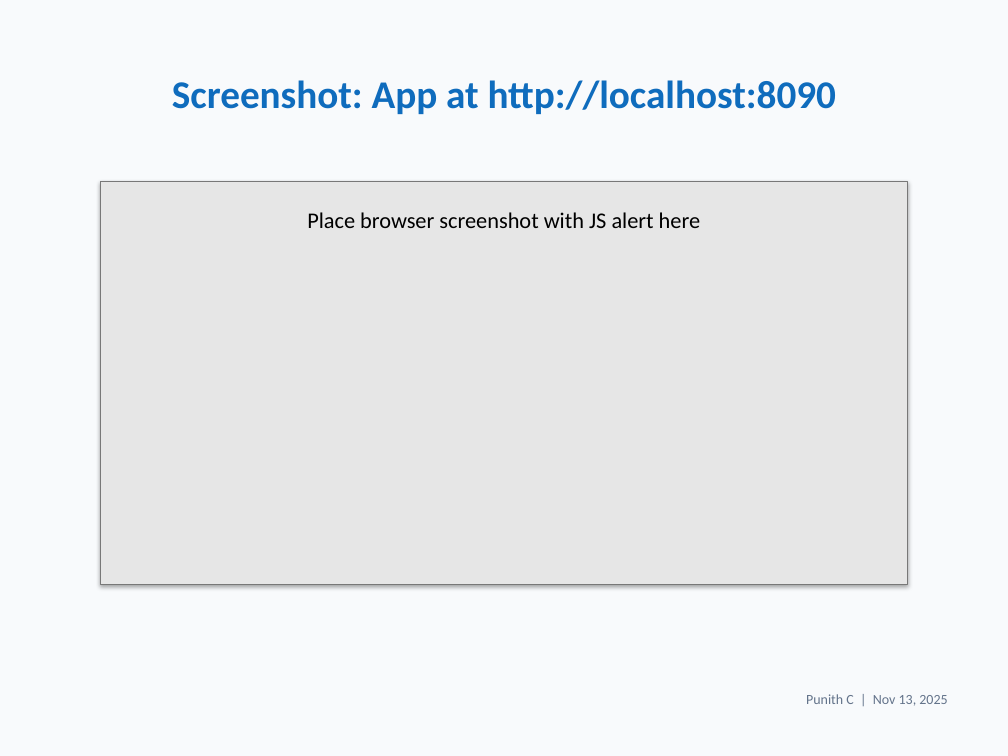
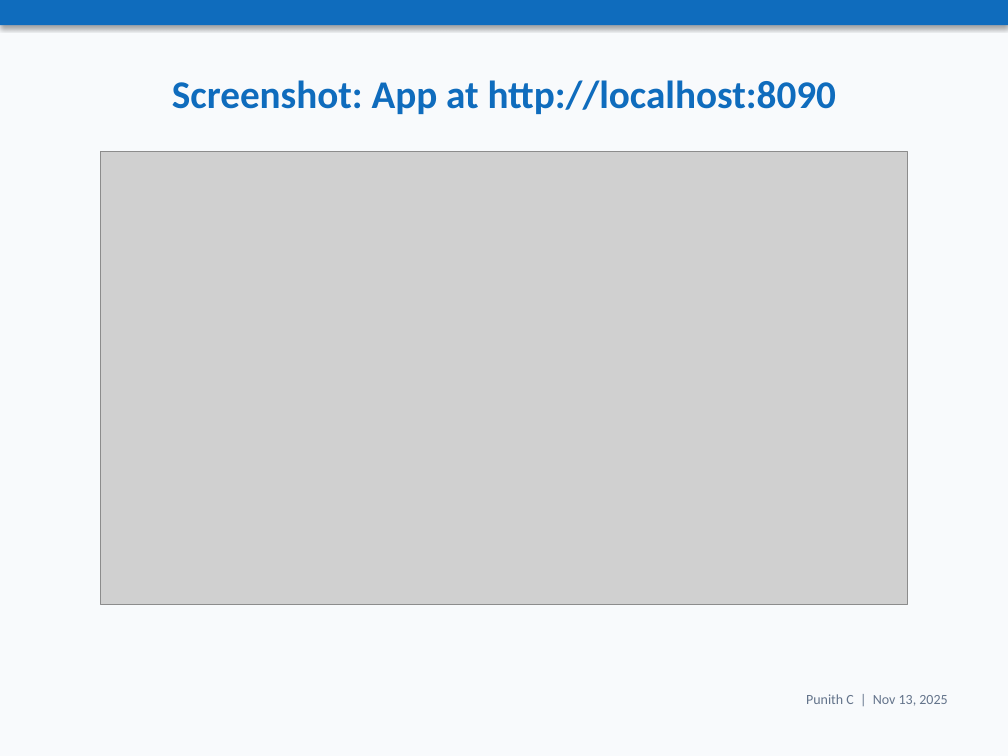
Before and after one commit to Punith968/simple-webapp-jenkins-ci-cd, a slide deck: slide 17 of simple-webapp-jenkins-ci-cd/project_presentation.pptx. Drawn at 1008x756 pixels with LibreOffice and Linux fonts; fonts in the diff are those of the drawing; grey boxes stand for pictures. Boxes give left, top, right and bottom in pixels: in the first picture for what was removed or moved away, otherwise in the second. Text is boxed around its words. In the diff, an @@ line names an element or a change of style, - is before the commit and + after.

Commit message:
Add short deck, placeholder screenshots, theme improvements, and PDF exports

```diff
--- a/simple-webapp-jenkins-ci-cd/project_presentation.pptx
+++ b/simple-webapp-jenkins-ci-cd/project_presentation.pptx
@@ rectangle: place and size @@
-rectangle at box(101, 181, 907, 585)
+rectangle at box(0, 0, 1008, 25)
@@ rectangle at box(0, 0, 1008, 25): fill #E6E6E6 to #0F6CBD; outline #787878 0.75 pt to none @@
@@ picture added at box(101, 151, 907, 605) @@
@@ text removed at box(307, 212, 700, 228) @@
-Place browser screenshot with JS alert here
```
Also in this commit, not shown: 17 other slides changed, 10 other files.
